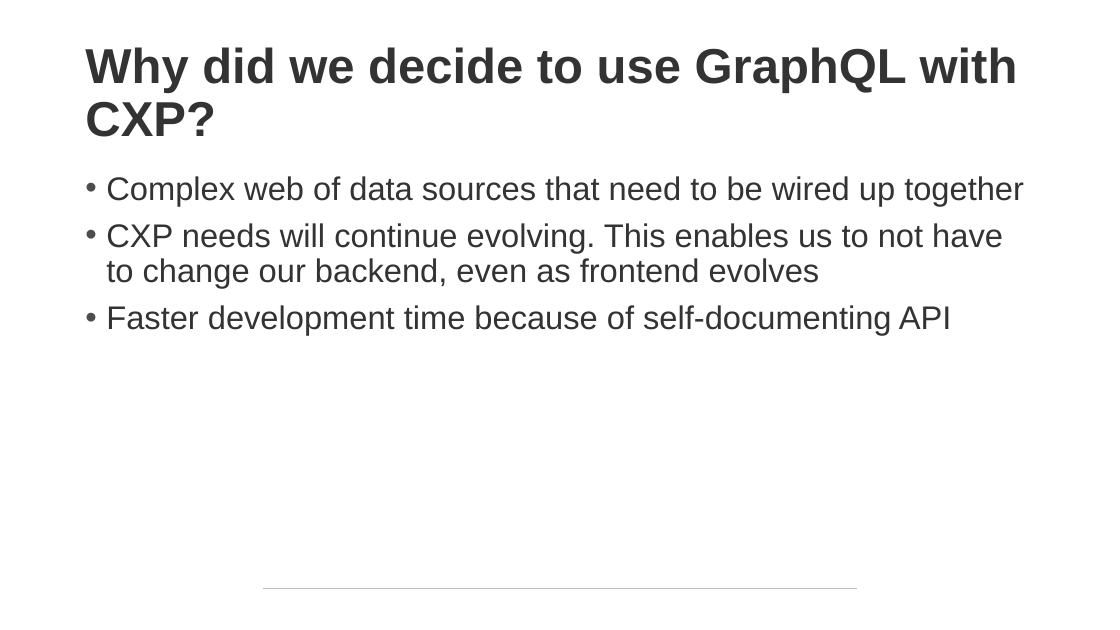
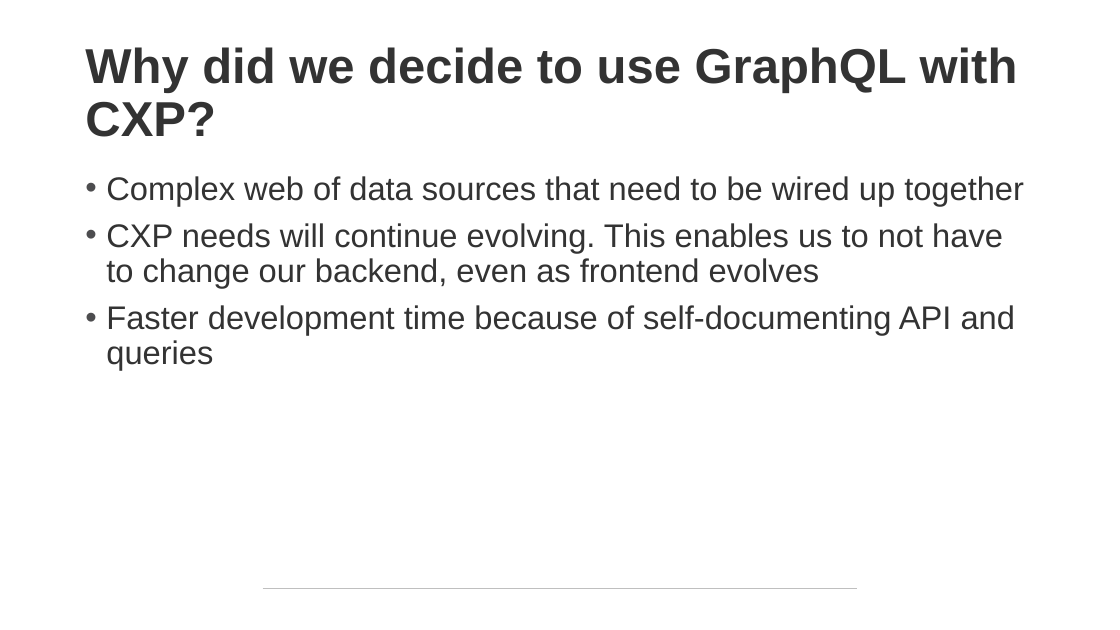
Before and after one commit to NPDSoftwareDev/graphql-presentation, a slide deck: slide 4 of graphql Introduction.pptx (slide 31 before the commit). Drawn at 1120x630 pixels with LibreOffice and Linux fonts; fonts in the diff are those of the drawing. Boxes give left, top, right and bottom in pixels: in the first picture for what was removed or moved away, otherwise in the second. Text is boxed around its words. In the diff, an @@ line names an element or a change of style, - is before the commit and + after.

```diff
--- a/graphql Introduction.pptx
+++ b/graphql Introduction.pptx
@@ text at [106,305,1015,370]: text changed @@
-• Faster development time because of self-documenting API
+• Faster development time because of self-documenting API and queries
```
Also in this commit, not shown: 1 other slide changed, 1 slide added, 2 other files.
